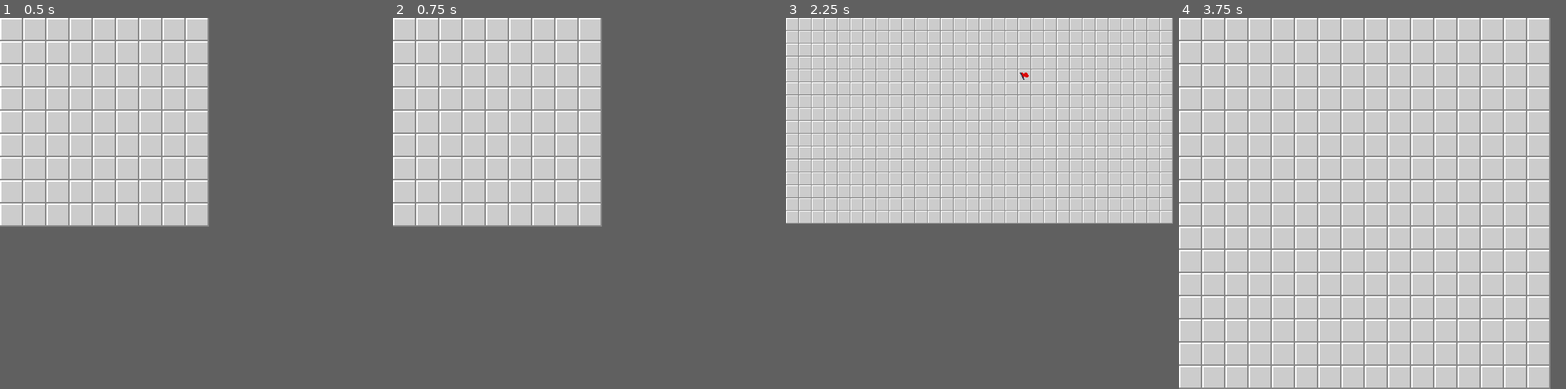
Above: before the commit, frames 1-4 (left to right).
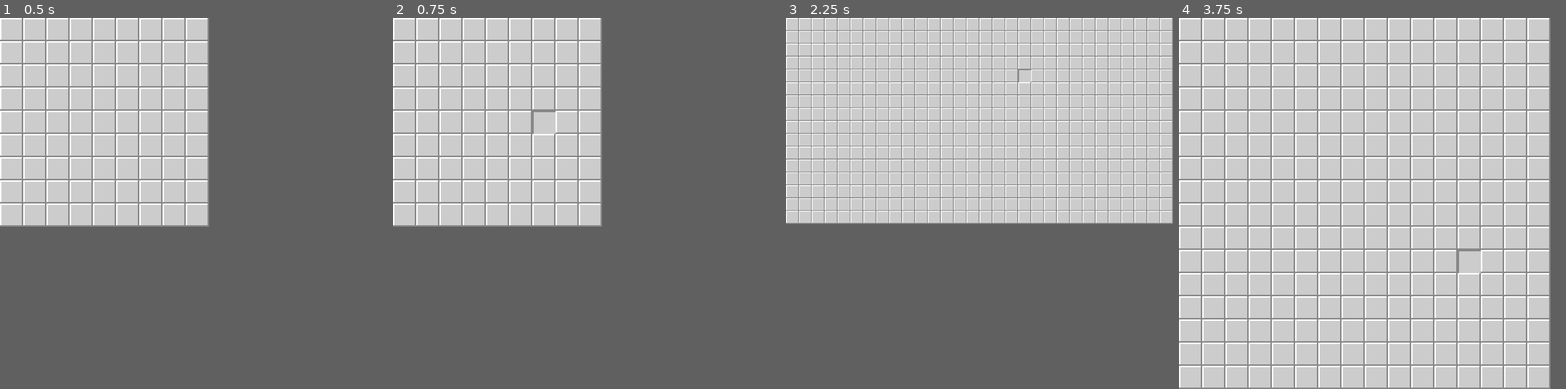
Above: after the commit, the same moments.

Repository: janeric11github/Minesweeper
Game: Godot game, scene res://Main.tscn
Same seed, same stepped clock (60 frames per second), same inputs: the game is played once before the commit and once after it.
Inputs (mouse positions are in pixels of both pictures, inside the frame that each line leads up to):
- Up to frame 1 (0.5 s): no input
- Up to frame 2 (0.75 s): tap Enter at 0.5 s; move the mouse to (543, 110) at 0.52 s; press the mouse at (543, 110) at 0.53 s
- Up to frame 3 (2.25 s): tap 1 (restart_beginner) at 1.25 s; move the mouse to (847, 133) at 1.27 s; release the mouse at (847, 133) at 1.28 s; click (847, 133) at 1.35 s; tap 3 (restart_expert) at 2 s; move the mouse to (909, 77) at 2.02 s; press the mouse at (909, 77) at 2.03 s; right-click (909, 77) at 2.1 s
- Up to frame 4 (3.75 s): tap 2 (restart_intermediate) at 2.75 s; move the mouse to (1271, 162) at 2.77 s; release the mouse at (1271, 162) at 2.78 s; click (1271, 162) at 2.85 s; tap Space (restart) at 3.5 s; move the mouse to (1345, 155) at 3.52 s; press the mouse at (1345, 155) at 3.53 s

Frame 1 is identical in both runs. In frame 2, less than 0.1% of the frame differs, in the area x 36-42%, y 25-32%; in frame 3, less than 0.1%; in frame 4, less than 0.1%.

Commit message:
Press down tiles while pressing left click

Diff:
--- a/Board.gd
+++ b/Board.gd
@@ -6,11 +6,15 @@
 var _map := HiddenMineMap.new()
 var _is_map_won := false
 
+var _is_left_click_pressing := false
+
 func show_map(map: HiddenMineMap):
 	_map = map
 	_map.connect("tiles_revealed", self, "_on_HiddenMineMap_tiles_revealed")
 	_map.connect("tiles_flagged", self, "_on_HiddenMineMap_tiles_flagged")
 	_map.connect("tiles_unflagged", self, "_on_HiddenMineMap_tiles_unflagged")
+	_map.connect("tiles_pressed", self, "_on_HiddenMineMap_tiles_pressed")
+	_map.connect("tiles_released", self, "_on_HiddenMineMap_tiles_released")
 	_map.connect("won", self, "_on_HiddenMineMap_won")
 
 	_is_map_won = false
@@ -22,19 +26,21 @@
 			set_cell(x, y, board_tile)
 
 func _on_HiddenMineMap_tiles_revealed(index_to_tiles: Dictionary):
-	for key in index_to_tiles.keys():
-		var map_tile = index_to_tiles[key]
-		var board_tile = _get_board_tile(map_tile)
-		var index = key as Vector2
-		set_cell(index.x, index.y, board_tile)
+	_update_cells(index_to_tiles)
 
 func _on_HiddenMineMap_tiles_flagged(index_to_tiles: Dictionary):
-	for index in index_to_tiles:
-		var map_tile = index_to_tiles[index]
-		var board_tile = _get_board_tile(map_tile)
-		set_cell(index.x, index.y, board_tile)
+	_update_cells(index_to_tiles)
 
 func _on_HiddenMineMap_tiles_unflagged(index_to_tiles: Dictionary):
+	_update_cells(index_to_tiles)
+
+func _on_HiddenMineMap_tiles_pressed(index_to_tiles: Dictionary):
+	_update_cells(index_to_tiles)
+
+func _on_HiddenMineMap_tiles_released(index_to_tiles: Dictionary):
+	_update_cells(index_to_tiles)
+
+func _update_cells(index_to_tiles: Dictionary):
 	for index in index_to_tiles:
 		var map_tile = index_to_tiles[index]
 		var board_tile = _get_board_tile(map_tile)
@@ -65,14 +71,27 @@
 	if _is_map_won: return
 	if event.is_action_released("left_click"):
 		get_tree().set_input_as_handled()
+		_is_left_click_pressing = false
 		var local_mouse_position = get_local_mouse_position()
 		var cell_index = _get_cell_index(local_mouse_position)
+		_map.release()
 		_map.reveal_or_chord(cell_index.x, cell_index.y)
 	elif event.is_action_released("right_click"):
 		get_tree().set_input_as_handled()
 		var local_mouse_position = get_local_mouse_position()
 		var cell_index = _get_cell_index(local_mouse_position)
 		_map.toggle_flag(cell_index.x, cell_index.y)
+	elif event.is_action_pressed("left_click"):
+		get_tree().set_input_as_handled()
+		_is_left_click_pressing = true
+		var local_mouse_position = get_local_mouse_position()
+		var cell_index = _get_cell_index(local_mouse_position)
+		_map.press(cell_index.x, cell_index.y)
+	elif event is InputEventMouseMotion:
+		if not _is_left_click_pressing: return
+		var local_mouse_position = get_local_mouse_position()
+		var cell_index = _get_cell_index(local_mouse_position)
+		_map.press(cell_index.x, cell_index.y)
 
 func _get_cell_index(local_position: Vector2) -> Vector2:
 	var cell_size_x_pixel = cell_size.x * scale.x
--- a/HiddenMineMap.gd
+++ b/HiddenMineMap.gd
@@ -6,11 +6,14 @@
 signal tiles_flagged(index_to_tiles)
 signal tiles_unflagged(index_to_tiles)
 
+signal tiles_pressed(index_to_tiles)
+signal tiles_released(index_to_tiles)
+
 signal won
 
 enum Tile { UNKNOWN, BLANK, FLAGGED, MINE, N0, N1, N2, N3, N4, N5, N6, N7, N8 }
 
-enum InnerTile { BLANK, FLAGGED, REVEALED }
+enum InnerTile { BLANK, FLAGGED, PRESSED, REVEALED }
 # A 2D array of int, -1: mine, other: mine count around it
 #var _tiles := []
 
@@ -24,6 +27,9 @@
 var _revealed_non_mine_tile_count := 0
 var _unrevealed_tile_index_to_flagged := {}
 
+var _pressed_tile_indices := []
+var _pressed_index := Vector2(-1, -1)
+
 func is_empty() -> bool:
 	return _mine_map.is_empty()
 
@@ -41,13 +47,15 @@
 
 # returns Tile
 func get_tile(x: int, y: int) -> int:
-	if x > get_size_x() - 1 or y > get_size_y() - 1: return Tile.UNKNOWN
+	if not is_index_valid(x, y): return Tile.UNKNOWN
 	var inner_tile = _inner_tiles[x][y]
 	match inner_tile:
 		InnerTile.BLANK: return Tile.BLANK
 		InnerTile.FLAGGED: return Tile.FLAGGED
+		InnerTile.PRESSED: return Tile.N0
 		InnerTile.REVEALED:
 			match _mine_map.get_tile(x, y):
+				-2: return Tile.UNKNOWN
 				-1: return Tile.MINE
 				0: return Tile.N0
 				1: return Tile.N1
@@ -65,6 +73,8 @@
 	_mine_map.generate(x, y, mine_count)
 	_inner_tiles = []
 	_revealed_non_mine_tile_count = 0
+	_pressed_tile_indices = []
+	_pressed_index = Vector2(-1, -1)
 
 	if x * y == 0: return
 
@@ -77,23 +87,18 @@
 		_inner_tiles.append(row_x_cells)
 
 # returns [] if index is out of bounds
-func _get_neighbor_indices(x: int, y: int) -> Array:
-	return _mine_map._get_neighbor_indices(x, y)
+func get_neighbor_indices(x: int, y: int) -> Array:
+	return _mine_map.get_neighbor_indices(x, y)
+
+func is_index_valid(x: int, y: int) -> bool:
+	return _mine_map.is_index_valid(x, y)
 
 func reveal_or_chord(x, y):
-	var tile = get_tile(x, y)
-	match tile:
-		Tile.BLANK:
-			reveal(x, y)
-		Tile.N0,\
-		Tile.N1,\
-		Tile.N2,\
-		Tile.N3,\
-		Tile.N4,\
-		Tile.N5,\
-		Tile.N6,\
-		Tile.N7:
-			chord(x, y)
+	if not is_index_valid(x, y): return
+	var inner_tile = _inner_tiles[x][y]
+	match inner_tile:
+		InnerTile.BLANK: reveal(x, y)
+		InnerTile.REVEALED: chord(x, y)
 
 func reveal(x, y):
 	var index_to_tiles = {}
@@ -101,31 +106,31 @@
 	emit_signal("tiles_revealed", index_to_tiles)
 	_check_won()
 
+func _reveal(x: int, y: int, index_to_tiles: Dictionary):
+	if not is_index_valid(x, y): return
+	var inner_tile = _inner_tiles[x][y]
+	if inner_tile != InnerTile.BLANK: return
+
+	if index_to_tiles.has(Vector2(x, y)): return
+
+	_inner_tiles[x][y] = InnerTile.REVEALED
+
+	var mine_map_tile = _mine_map.get_tile(x, y)
+	if mine_map_tile != -1:
+		 _revealed_non_mine_tile_count += 1
+	_unrevealed_tile_index_to_flagged.erase(Vector2(x, y))
+
+	index_to_tiles[Vector2(x, y)] = get_tile(x, y)
+
+	if mine_map_tile == 0:
+		for neighbor_index in get_neighbor_indices(x, y):
+			_reveal(neighbor_index.x, neighbor_index.y, index_to_tiles)
+
 func _check_won():
 	var total_non_mine_tile_count = get_size() - get_mine_count()
 	if _revealed_non_mine_tile_count < total_non_mine_tile_count : return
 	emit_signal("won")
 
-func _reveal(x: int, y: int, index_to_tiles: Dictionary):
-	var tile = get_tile(x, y)
-	if tile != Tile.BLANK: return
-
-	if index_to_tiles.has(Vector2(x, y)): return
-
-	_inner_tiles[x][y] = InnerTile.REVEALED
-
-	var new_tile = get_tile(x, y)
-
-	if new_tile != Tile.MINE:
-		 _revealed_non_mine_tile_count += 1
-	_unrevealed_tile_index_to_flagged.erase(Vector2(x, y))
-
-	index_to_tiles[Vector2(x, y)] = new_tile
-
-	if new_tile == Tile.N0:
-		for neighbor_index in _get_neighbor_indices(x, y):
-			_reveal(neighbor_index.x, neighbor_index.y, index_to_tiles)
-
 func toggle_flag(x, y):
 	_toggle_flag([Vector2(x, y)])
 
@@ -134,16 +139,15 @@
 	var newly_unflagged_index_to_tiles = {}
 
 	for index in indices:
-		var tile = get_tile(index.x, index.y)
-		match tile:
-			Tile.BLANK:
+		if not is_index_valid(index.x, index.y): continue
+		var inner_tile = _inner_tiles[index.x][index.y]
+		match inner_tile:
+			InnerTile.BLANK:
 				_inner_tiles[index.x][index.y] = InnerTile.FLAGGED
-				var new_tile = get_tile(index.x, index.y)
-				newly_flagged_index_to_tiles[Vector2(index.x, index.y)] = new_tile
-			Tile.FLAGGED:
+				newly_flagged_index_to_tiles[Vector2(index.x, index.y)] = get_tile(index.x, index.y)
+			InnerTile.FLAGGED:
 				_inner_tiles[index.x][index.y] = InnerTile.BLANK
-				var new_tile = get_tile(index.x, index.y)
-				newly_unflagged_index_to_tiles[Vector2(index.x, index.y)] = new_tile
+				newly_unflagged_index_to_tiles[Vector2(index.x, index.y)] = get_tile(index.x, index.y)
 
 	if not newly_flagged_index_to_tiles.empty():
 		emit_signal("tiles_flagged", newly_flagged_index_to_tiles)
@@ -152,41 +156,40 @@
 		emit_signal("tiles_unflagged", newly_unflagged_index_to_tiles)
 
 func chord(x, y):
-	var tile = get_tile(x, y)
-	var required_flag_or_mine_count: int
-	match tile:
-		Tile.N1: required_flag_or_mine_count = 1
-		Tile.N2: required_flag_or_mine_count = 2
-		Tile.N3: required_flag_or_mine_count = 3
-		Tile.N4: required_flag_or_mine_count = 4
-		Tile.N5: required_flag_or_mine_count = 5
-		Tile.N6: required_flag_or_mine_count = 6
-		Tile.N7: required_flag_or_mine_count = 7
+	if not is_index_valid(x, y): return
+	var inner_tile = _inner_tiles[x][y]
+	var required_flagged_or_revealed_mine_count: int
+	match inner_tile:
+		InnerTile.REVEALED:
+			var mine_map_tile = _mine_map.get_tile(x, y)
+			if mine_map_tile < 1 or mine_map_tile > 7: return
+			required_flagged_or_revealed_mine_count = mine_map_tile
 		_: return
 
 	var false_flagged_indices = []
-	var flag_count = 0
-	var mine_count = 0
-	var neighbor_indices = _get_neighbor_indices(x, y)
+	var flagged_count = 0
+	var revealed_mine_count = 0
+	var neighbor_indices = get_neighbor_indices(x, y)
 	for neighbor_index in neighbor_indices:
-		var neighbor_tile = get_tile(neighbor_index.x, neighbor_index.y)
-		if neighbor_tile == Tile.FLAGGED:
-			flag_count += 1
-		if neighbor_tile == Tile.MINE:
-			mine_count += 1
+		var neighbor_inner_tile = _inner_tiles[neighbor_index.x][neighbor_index.y]
 		var neighbor_mine_map_tile = _mine_map.get_tile(neighbor_index.x, neighbor_index.y)
-		if neighbor_tile == Tile.FLAGGED and neighbor_mine_map_tile != -1:
-			false_flagged_indices.append(Vector2(neighbor_index.x, neighbor_index.y))
+		match neighbor_inner_tile:
+			InnerTile.FLAGGED:
+				flagged_count += 1
+				if neighbor_mine_map_tile != -1:
+					false_flagged_indices.append(Vector2(neighbor_index.x, neighbor_index.y))
+			InnerTile.REVEALED:
+				if neighbor_mine_map_tile == -1:
+					revealed_mine_count += 1
 
 	var should_chord = (
-		(flag_count + mine_count) == required_flag_or_mine_count or
-		mine_count == required_flag_or_mine_count
+		(flagged_count + revealed_mine_count) == required_flagged_or_revealed_mine_count or
+		revealed_mine_count == required_flagged_or_revealed_mine_count
 		)
 	if not should_chord: return
 
 	# unflag false flagged neighbors for revealing later
-	for false_flagged_index in false_flagged_indices:
-		toggle_flag(false_flagged_index.x, false_flagged_index.y)
+	_toggle_flag(false_flagged_indices)
 
 	var index_to_tiles = {}
 	for neighbor_index in neighbor_indices:
@@ -197,9 +200,73 @@
 func flag_all_unrevealed_unflagged():
 	var unrevealed_unflagged_indices = []
 	for unrevealed_tile_index in _unrevealed_tile_index_to_flagged.keys():
-		if get_tile(unrevealed_tile_index.x, unrevealed_tile_index.y) != Tile.BLANK: continue
+		if not is_index_valid(unrevealed_tile_index.x, unrevealed_tile_index.y): continue
+		var inner_tile = _inner_tiles[unrevealed_tile_index.x][unrevealed_tile_index.y]
+		if inner_tile != InnerTile.BLANK: continue
 		unrevealed_unflagged_indices.append(Vector2(unrevealed_tile_index.x, unrevealed_tile_index.y))
 	_toggle_flag(unrevealed_unflagged_indices)
+
+func press(x, y):
+	_set_pressed_index(Vector2(x, y))
+
+func release():
+	_set_pressed_index(Vector2(-1, -1))
+
+func _set_pressed_index(new_pressed_index: Vector2):
+	if _pressed_index == new_pressed_index: return
+	_pressed_index = new_pressed_index
+	_update_pressed_tile_indices()
+
+func _update_pressed_tile_indices():
+	if not is_index_valid(_pressed_index.x, _pressed_index.y):
+		_set_pressed_tile_indices([])
+		return
+	var pressed_inner_tile = _inner_tiles[_pressed_index.x][_pressed_index.y]
+	match pressed_inner_tile:
+		# treat InnerTile.PRESSED as InnerTile.BLANK for moving between two InnerTile.PRESSED tiles
+		InnerTile.BLANK,\
+		InnerTile.PRESSED: _set_pressed_tile_indices([_pressed_index])
+		InnerTile.FLAGGED: _set_pressed_tile_indices([])
+		InnerTile.REVEALED:
+			var new_pressed_tile_indices = []
+			for neighbor_index in get_neighbor_indices(_pressed_index.x, _pressed_index.y):
+				var neighbor_inner_tile = _inner_tiles[neighbor_index.x][neighbor_index.y]
+				match neighbor_inner_tile:
+					# treat InnerTile.PRESSED as InnerTile.BLANK for moving between two InnerTile.PRESSED tiles
+					InnerTile.BLANK,\
+					InnerTile.PRESSED: new_pressed_tile_indices.append(neighbor_index)
+			_set_pressed_tile_indices(new_pressed_tile_indices)
+
+func _set_pressed_tile_indices(new_pressed_tile_indices: Array):
+	var interseced_indices = []
+
+	# release non-intersected old indices
+	var released_index_to_tiles = {}
+	for pressed_tile_index in _pressed_tile_indices:
+		if new_pressed_tile_indices.has(pressed_tile_index):
+			interseced_indices.append(new_pressed_tile_indices)
+			continue
+		_inner_tiles[pressed_tile_index.x][pressed_tile_index.y] = InnerTile.BLANK
+		released_index_to_tiles[pressed_tile_index] = (
+			get_tile(pressed_tile_index.x, pressed_tile_index.y)
+			)
+
+	if not released_index_to_tiles.empty():
+		emit_signal("tiles_released", released_index_to_tiles)
+
+	# press non-intersected new indices
+	var pressed_index_to_tiles = {}
+	for new_pressed_tile_index in new_pressed_tile_indices:
+		if interseced_indices.has(new_pressed_tile_index): continue
+		_inner_tiles[new_pressed_tile_index.x][new_pressed_tile_index.y] = InnerTile.PRESSED
+		pressed_index_to_tiles[new_pressed_tile_index] = (
+			get_tile(new_pressed_tile_index.x, new_pressed_tile_index.y)
+			)
+	if not pressed_index_to_tiles.empty():
+		emit_signal("tiles_pressed", pressed_index_to_tiles)
+
+	# update _pressed_tile_indices
+	_pressed_tile_indices = new_pressed_tile_indices
 
 func _to_string() -> String:
 	var to_print = ""
@@ -213,6 +280,7 @@
 			match inner_tile:
 				InnerTile.BLANK: format = "[%s]"
 				InnerTile.FLAGGED: format = "<%s>"
+				InnerTile.PRESSED: format = "(%s)"
 				InnerTile.REVEALED: format = " %s "
 			match mine_map_tile:
 				-1: tile_to_print = format % ["*"]
--- a/MineMap.gd
+++ b/MineMap.gd
@@ -27,7 +27,7 @@
 
 # returns -2: out of bounds, -1: mine, other: mine count around it
 func get_tile(x: int, y: int) -> int:
-	if x > get_size_x() - 1 or y > get_size_y() - 1: return -2
+	if not is_index_valid(x, y): return -2
 	return _tiles[x][y]
 
 # x and y will be 0 if it's negative, mine_count is clampped within 0 to (x * y)
@@ -57,14 +57,14 @@
 		var mine_index_x = int(floor(flat_mine_index / y))
 		var mine_index_y = flat_mine_index % y
 		_tiles[mine_index_x][mine_index_y] = -1
-		var neighbor_indices = _get_neighbor_indices(mine_index_x, mine_index_y)
+		var neighbor_indices = get_neighbor_indices(mine_index_x, mine_index_y)
 		for neighbor_index in neighbor_indices:
 			if _tiles[neighbor_index.x][neighbor_index.y] == -1: continue
 			_tiles[neighbor_index.x][neighbor_index.y] += 1
 
 # returns [] if index is out of bounds
-func _get_neighbor_indices(x: int, y: int) -> Array:
-	if x > get_size_x() - 1 or y > get_size_y() - 1: return []
+func get_neighbor_indices(x: int, y: int) -> Array:
+	if not is_index_valid(x, y): return []
 
 	var neighbor_indices = []
 
@@ -82,6 +82,9 @@
 
 	return neighbor_indices
 
+func is_index_valid(x: int, y: int) -> bool:
+	return x >= 0 and x < get_size_x() and y >= 0 and y < get_size_y()
+
 func _to_string() -> String:
 	var to_print = ""
 	for y in range(get_size_y()):
